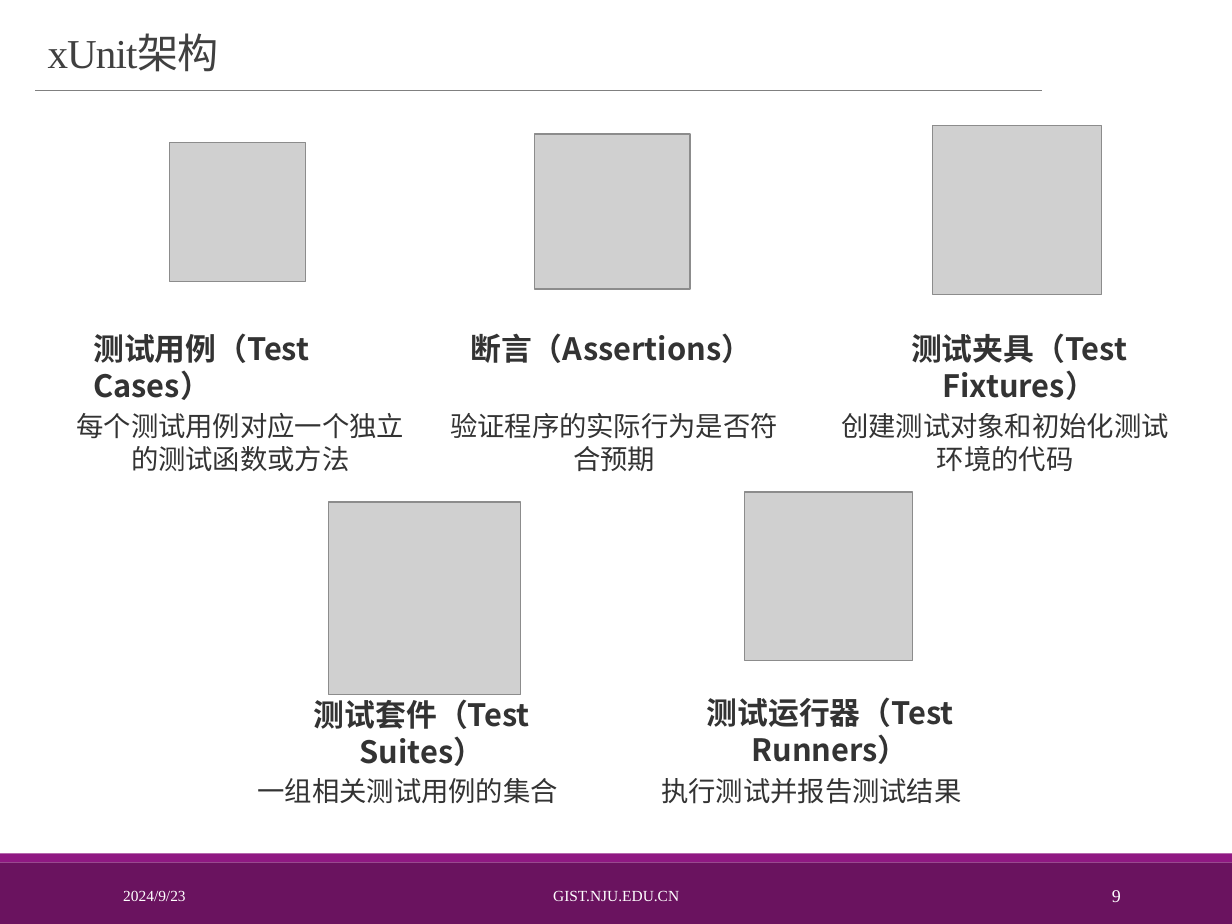
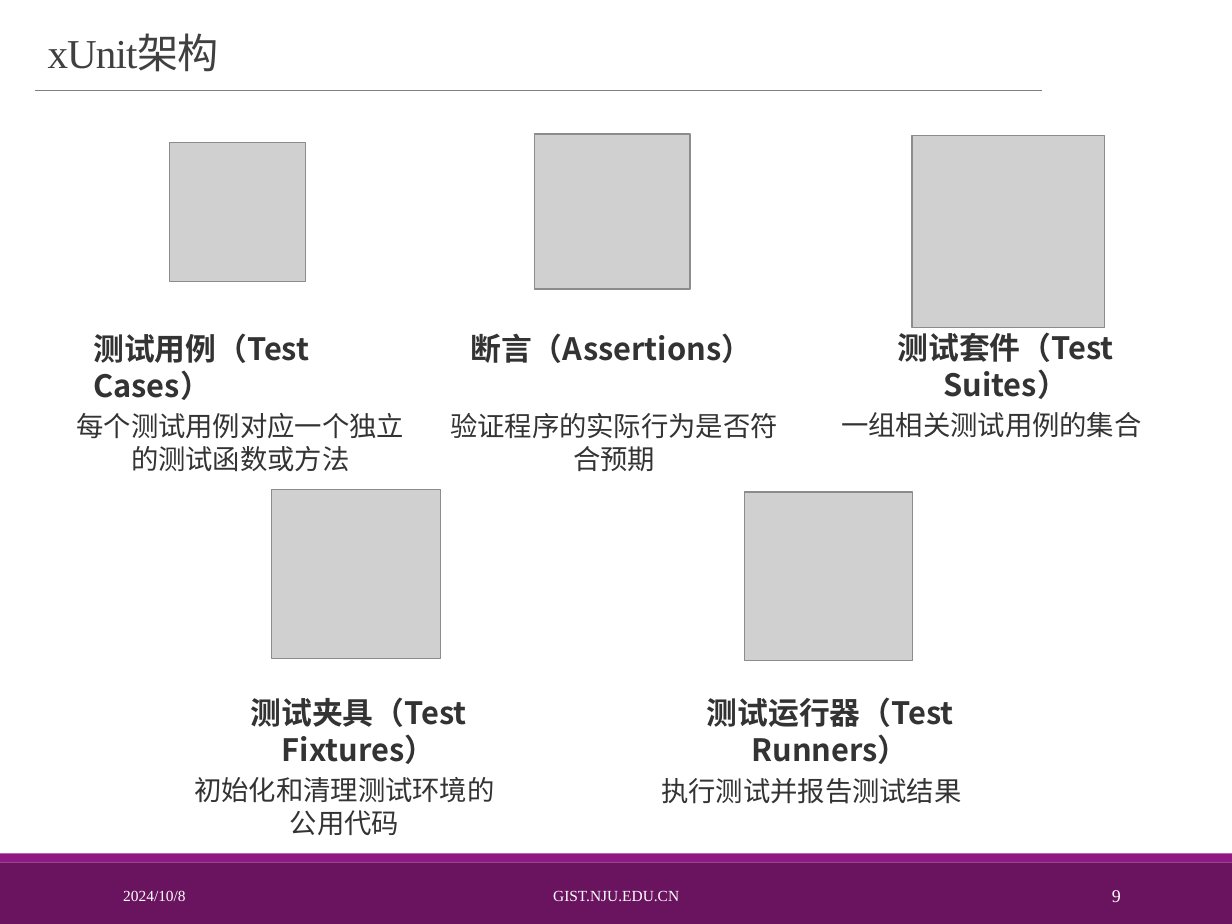
Before and after one commit to baoheipojis/softwareTestingExperiment, a slide deck: slide 9 of 软件测试实验1 2.pptx. Drawn at 1232x924 pixels with LibreOffice and Linux fonts; fonts in the diff are those of the drawing; grey boxes stand for pictures; background and template pictures are left out. Boxes give left, top, right and bottom in pixels: in the first picture for what was removed or moved away, otherwise in the second. Text is boxed around its words. In the diff, an @@ line names an element or a change of style, - is before the commit and + after.

```diff
--- a/软件测试实验1 2.pptx
+++ b/软件测试实验1 2.pptx
@@ 2 texts, 1 picture: place and size @@
-2 texts, 1 picture at [258, 503, 558, 803]
+2 texts, 1 picture at [841, 136, 1141, 437]
@@ picture: place and size @@
-picture at [933, 126, 1101, 294]
+picture at [272, 489, 441, 658]
@@ text "测试夹具（Test Fixtures）": place and size @@
-text "测试夹具（Test Fixtures）" at [911, 333, 1127, 400]
+text "测试夹具（Test Fixtures）" at [251, 697, 467, 764]
@@ text at [194, 777, 494, 835]: text changed @@
-创建测试对象和初始化测试环境的代码
+初始化和清理测试环境的
+公用代码
@@ text at [123, 890, 185, 901]: text changed @@
-2024/9/23
+2024/10/8
```
Also in this commit, not shown: 23 other slides changed, 6 slides added, 11 other files.
